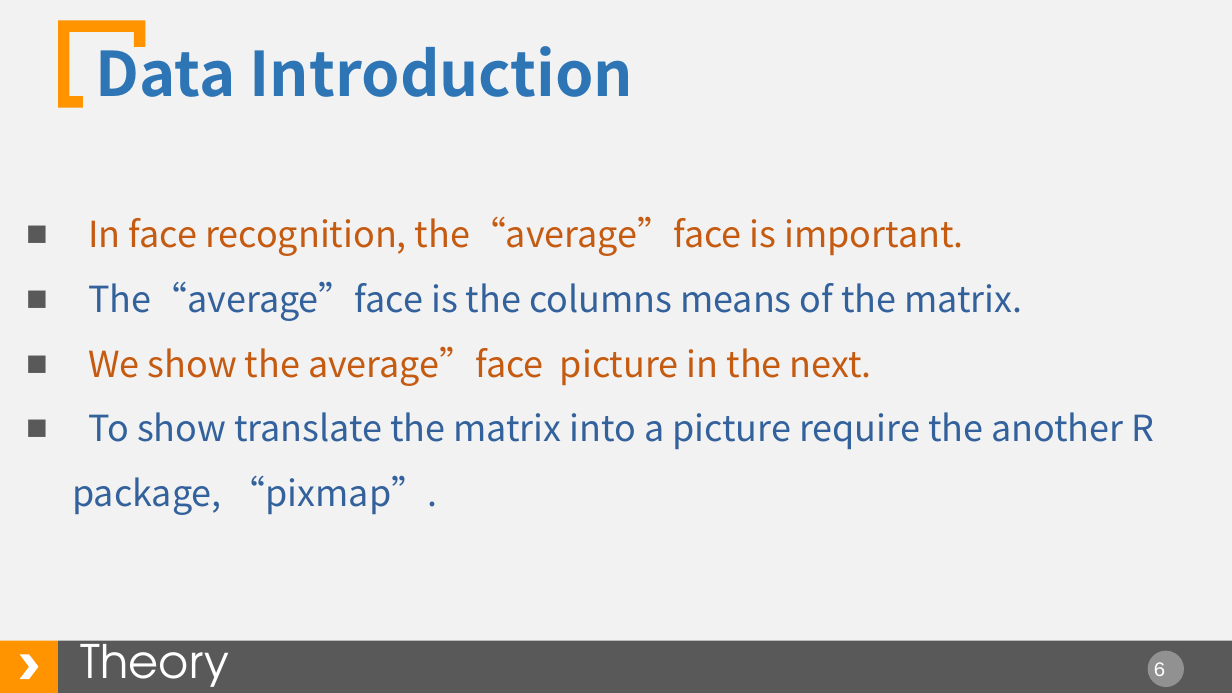
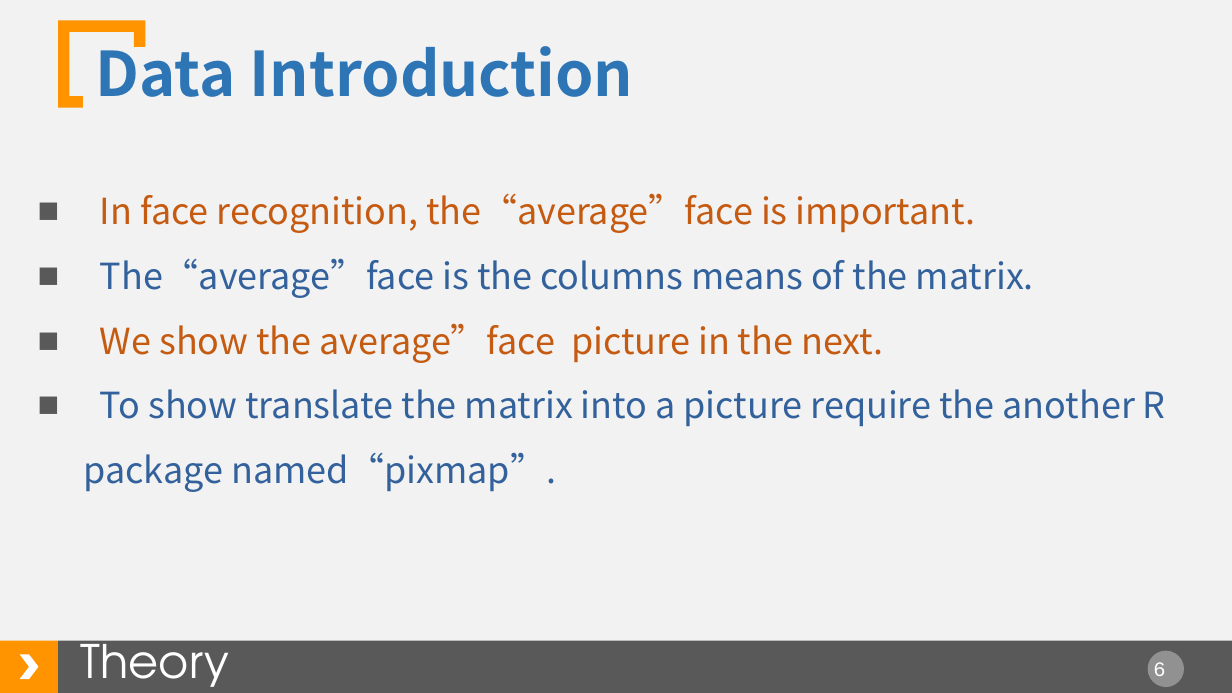
Before and after one commit to jsysley/MyLab, a slide deck: slide 6 of Pre/Face_Recognition/New_Face.pptx. Drawn at 1232x693 pixels with LibreOffice and Linux fonts; fonts in the diff are those of the drawing. Boxes give left, top, right and bottom in pixels: in the first picture for what was removed or moved away, otherwise in the second. Text is boxed around its words. In the diff, an @@ line names an element or a change of style, - is before the commit and + after.

```diff
--- a/Pre/Face_Recognition/New_Face.pptx
+++ b/Pre/Face_Recognition/New_Face.pptx
@@ text "In face recognition, the“average”face is ...": place and size @@
-text "In face recognition, the“average”face is ..." at [72, 216, 1155, 515]
+text "In face recognition, the“average”face is ..." at [84, 193, 1166, 492]
@@ text at [84, 389, 1166, 492]: text changed @@
-■ To show translate the matrix into a picture require the another R package, “pixmap”.
+■ To show translate the matrix into a picture require the another R package named“pixmap”.
```
Also in this commit, not shown: 6 other slides changed, 36 other files.
